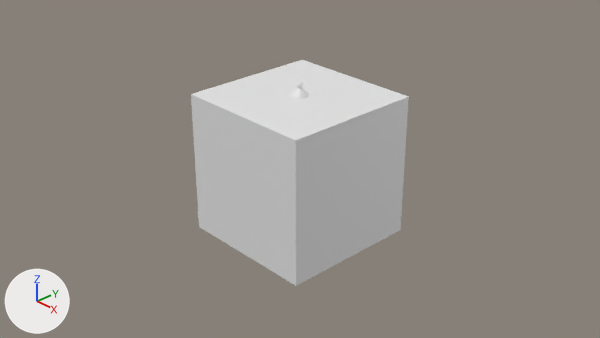
Two versions of the Blender file Chess_Set/Models/ChessPieceBishop.blend, one commit apart.
Camera for both pictures: the file's camera 'Camera'. The lights are fixed; the arrows at lower left show +X, +Y and +Z.
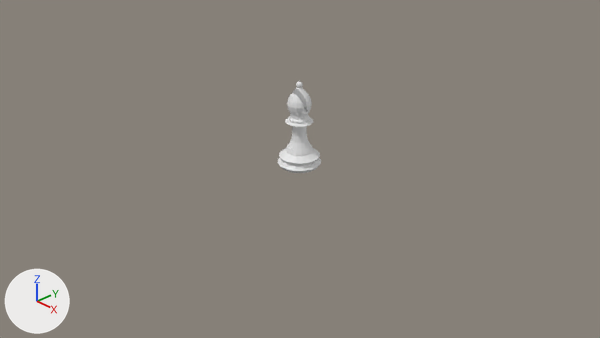
ob_notch is not drawn itself; it is used by a modifier of ob_bishop.

The change, as JSON lines over the scene's bpy script:
```json
{"op": "add", "block": "me_notch", "code": ["me_notch = bpy.data.meshes.new('Notch')", "me_notch.from_pydata(...)  # 42 vertices, 40 faces; spans x -0.89..0.89, y -1.0..1.0, z -1.0..1.0"]}
{"op": "remove", "block": "ob_cube", "code": ["ob_cube = bpy.data.objects.new('Cube', me_cube_001)", "ob_cube.location = (0.0, 0.0, 0.0)"]}
{"op": "add", "block": "ob_notch", "code": ["ob_notch = bpy.data.objects.new('Notch', me_notch)", "ob_notch.location = (0.0, -0.0501, 1.004)", "ob_notch.rotation_euler = (0.202, 0.0, 0.0)  # degrees (12, 0, 0)", "ob_notch.scale = (0.184, -0.0298, -0.224)", "ob_notch.hide_set(True)"]}
```

Location of each change, [x1, y1, x2, y2] in pixels of the pictures (600 x 338 px):
```json
{"object": "Cube", "change": "deleted", "before": [191, 60, 409, 286]}
```
